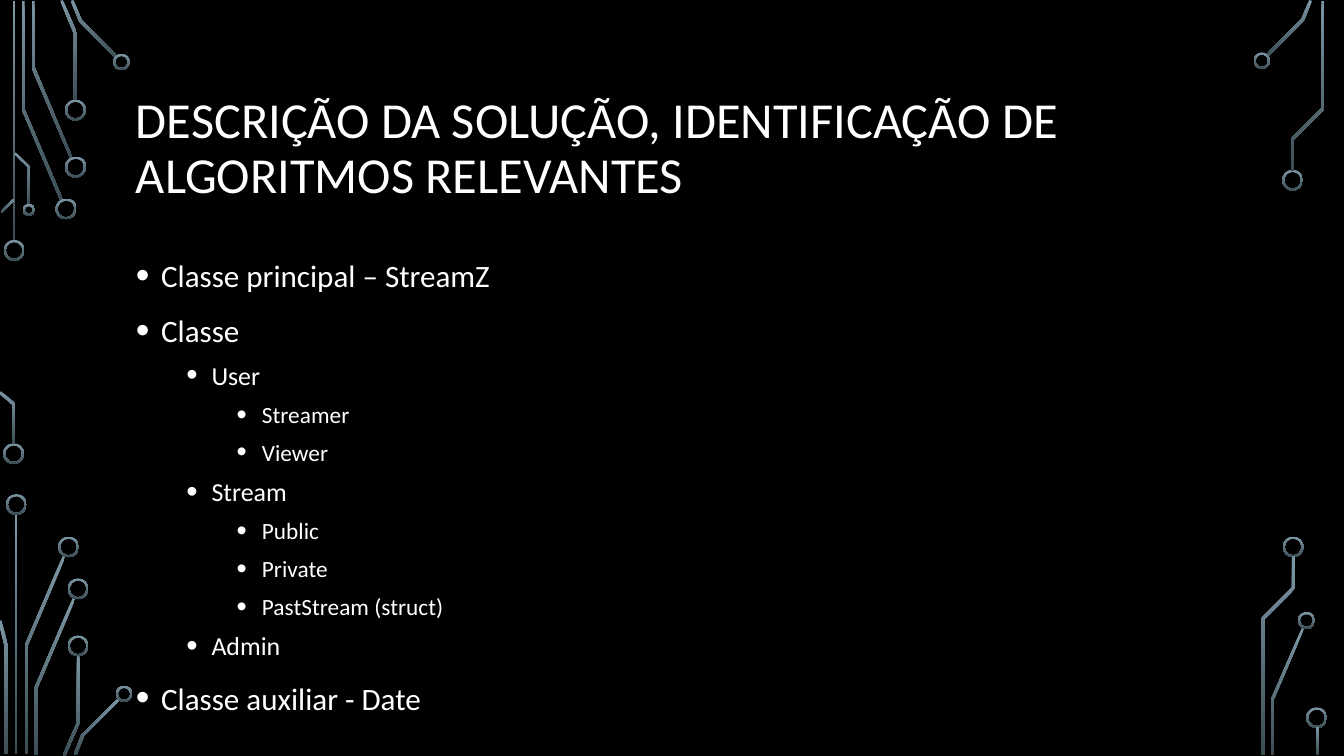
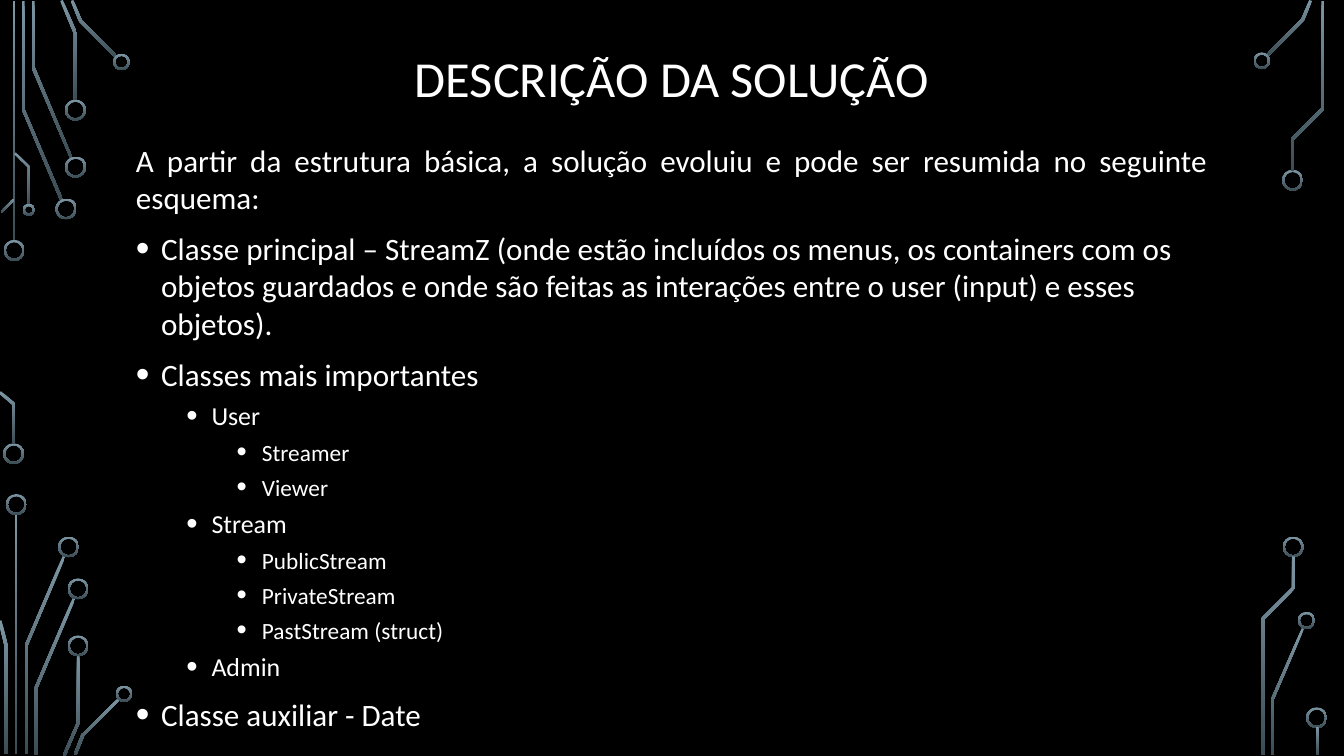
Before and after one commit to BrunoRosendo/StreamZ-AEDA-proj-, a slide deck: slide 3 of StreamZ.pptx. Drawn at 1344x756 pixels with LibreOffice and Linux fonts; fonts in the diff are those of the drawing; background and template pictures are left out. Boxes give left, top, right and bottom in pixels: in the first picture for what was removed or moved away, otherwise in the second. Text is boxed around its words. In the diff, an @@ line names an element or a change of style, - is before the commit and + after.

```diff
--- a/StreamZ.pptx
+++ b/StreamZ.pptx
@@ title at bbox=[415, 57, 929, 106]: text changed @@
-DESCRIÇÃO DA SOLUÇÃO, IDENTIFICAÇÃO DE ALGORITMOS RELEVANTES
+DESCRIÇÃO DA SOLUÇÃO
@@ text "A partir da estrutura básica, ...": place and size @@
-text "A partir da estrutura básica, ..." at bbox=[161, 265, 490, 711]
+text "A partir da estrutura básica, ..." at bbox=[136, 150, 1206, 727]
@@ text at bbox=[136, 150, 1206, 391]: text changed @@
-• Classe principal – StreamZ
-• Classe
+A partir da estrutura básica, a solução evoluiu e pode ser resumida no seguinte esquema:
+• Classe principal – StreamZ (onde estão incluídos os menus, os containers com os objetos guardados e onde são feitas as interações entre o user (input) e esses objetos).
+• Classes mais importantes
@@ text at bbox=[161, 408, 443, 727]: line spacing 1.1 to 1 @@
@@ text at bbox=[262, 553, 396, 604]: text changed @@
-    • Public
-    • Private
+    • PublicStream
+    • PrivateStream
```
Also in this commit, not shown: 12 other slides changed, 3 slides added, 7 slides removed.
